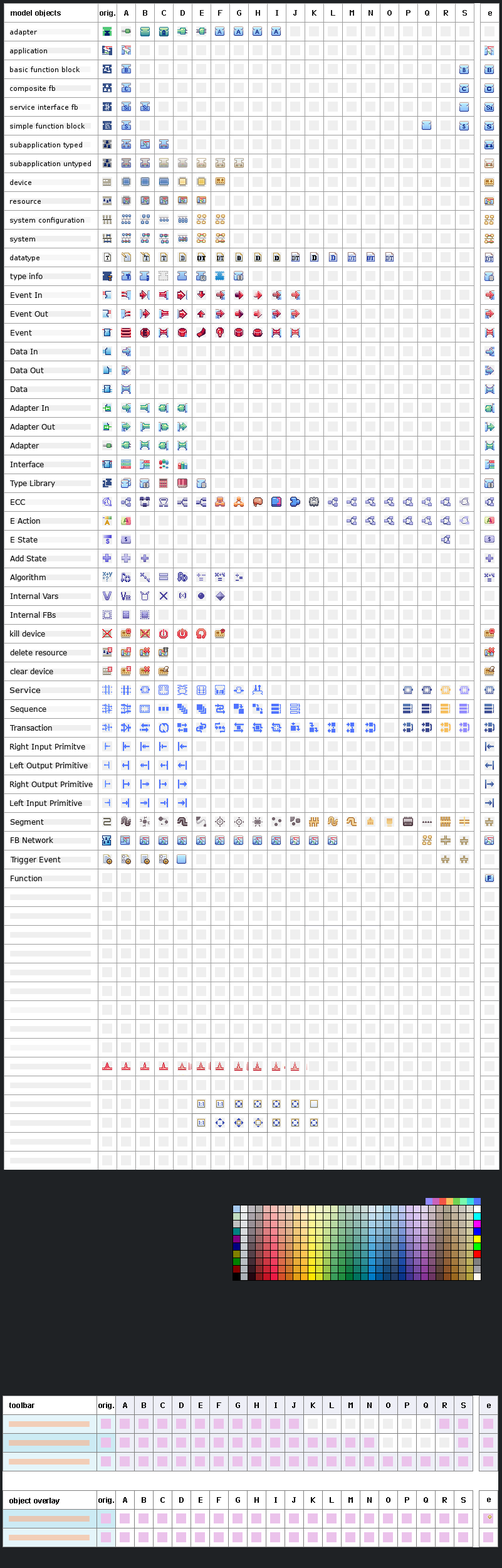
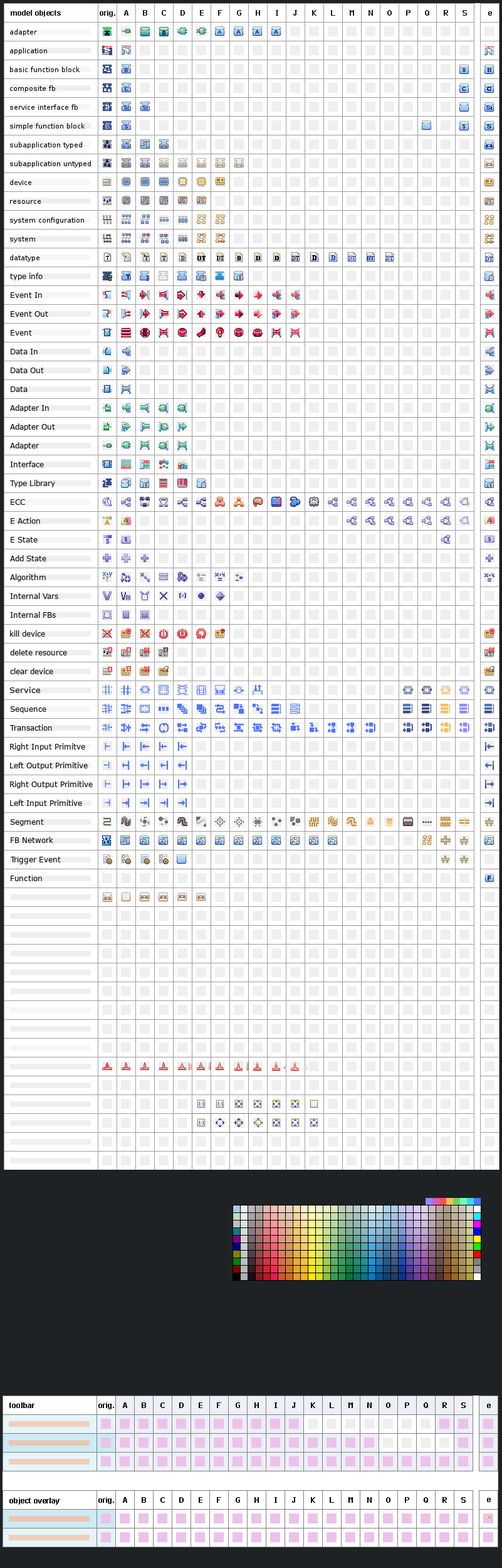
Two versions of the same layered image (502x1568). Layer-by-layer changes:
added layer "adapter #2" above "Work" over [139, 895, 205, 899]
painted on "Work" over [102, 892, 206, 902]
